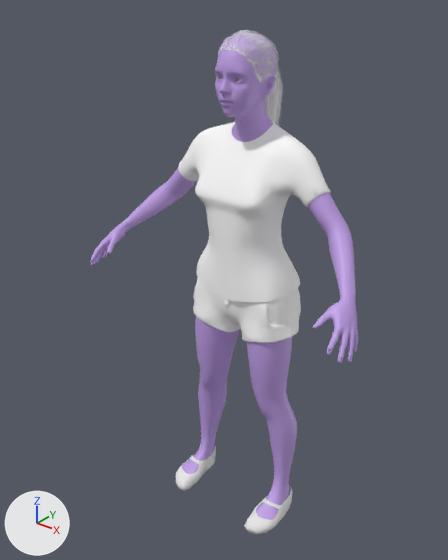
A saved change to the FBX model Assets/Resources/NPCs/jody/jody.fbx.
Before and after are seen from a 50 mm camera at (1.037, -1.437, 1.667) aimed at (-0.048, -0.081, 0.826). Lighting does not change. The marker at lower left points along +X, +Y and +Z.

The first picture shows 'Human', 'Human.female_casualsuit02', 'Human.ponytail01', 'Human.toigo_mj_cloth_shoes'.
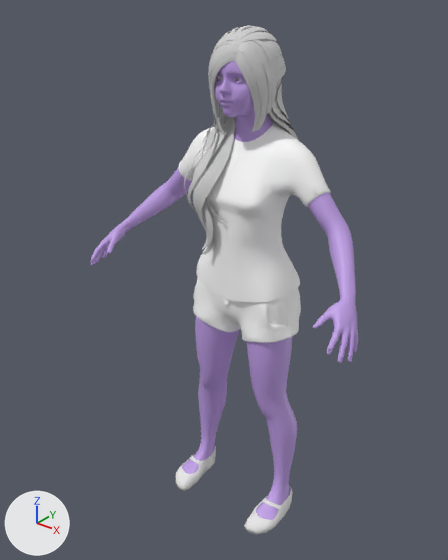
Location of each change, (x1, y1, x2, y2) in pixels of the pictures (448 x 560 px):
'Human.elvs_ladies_hippyhair1', added
    after: (184, 25, 299, 255)
'Human.ponytail01', deleted
    before: (218, 30, 274, 118)

Diff of the bpy script that builds the scene:
```diff
--- a/Assets/Resources/NPCs/jody/jody.fbx.py
+++ b/Assets/Resources/NPCs/jody/jody.fbx.py
@@ mat_human_elvs_ladies_hippyhair1 @@
+mat_human_elvs_ladies_hippyhair1 = principled_material('Human.elvs_ladies_hippyhair1')
+mat_human_elvs_ladies_hippyhair1.base_color = (0.64, 0.64, 0.64)  # light grey #d1d1d1
+mat_human_elvs_ladies_hippyhair1.roughness = 0.7
@@ me_elvs_ladies_hippyhair1_001 @@
+me_elvs_ladies_hippyhair1_001.from_pydata(...)  # 4001 vertices, 2502 faces; spans x -0.135..0.115, y -0.18..0.135, z 0.922..1.558
+me_elvs_ladies_hippyhair1_001.materials.append(mat_human_elvs_ladies_hippyhair1)  # light grey #d1d1d1
@@ ob_human_ponytail01 @@
-ob_human_ponytail01 = bpy.data.objects.new('Human.ponytail01', me_ponytail01_001)
-ob_human_ponytail01.location = (0.0, 0.0, 0.0)
@@ ob_human_elvs_ladies_hippyhair1 @@
+ob_human_elvs_ladies_hippyhair1 = bpy.data.objects.new('Human.elvs_ladies_hippyhair1', me_elvs_ladies_hippyhair1_001)
+ob_human_elvs_ladies_hippyhair1.location = (0.0, 0.0, 0.0)
```
